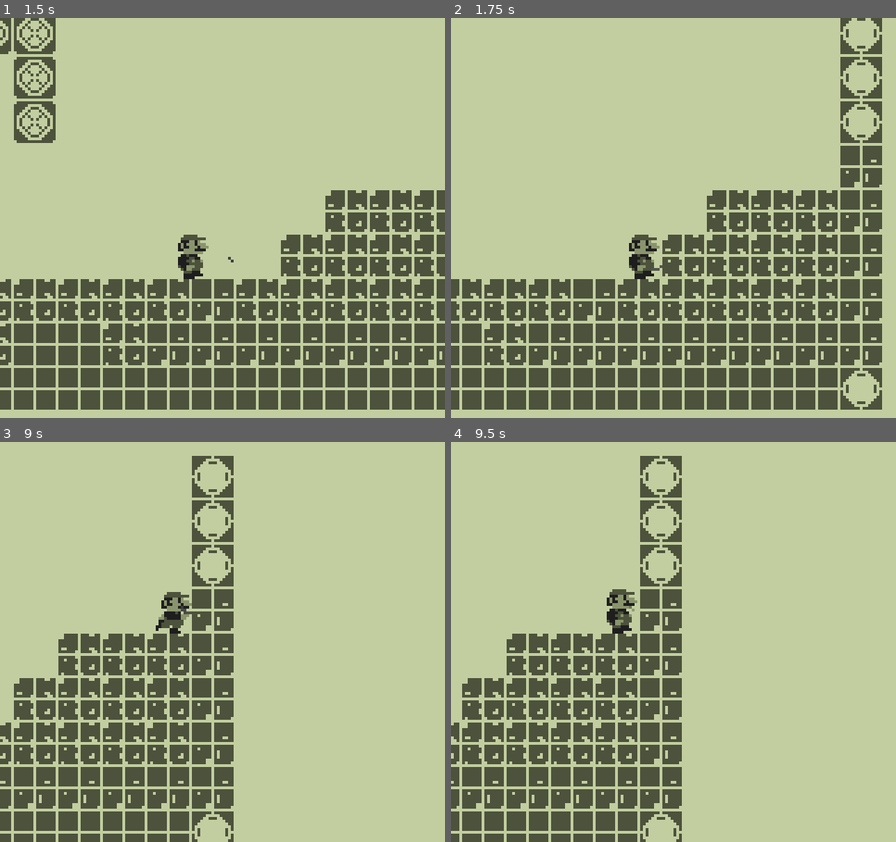
Above: before the commit, frames 1-4 (two rows, left to right).
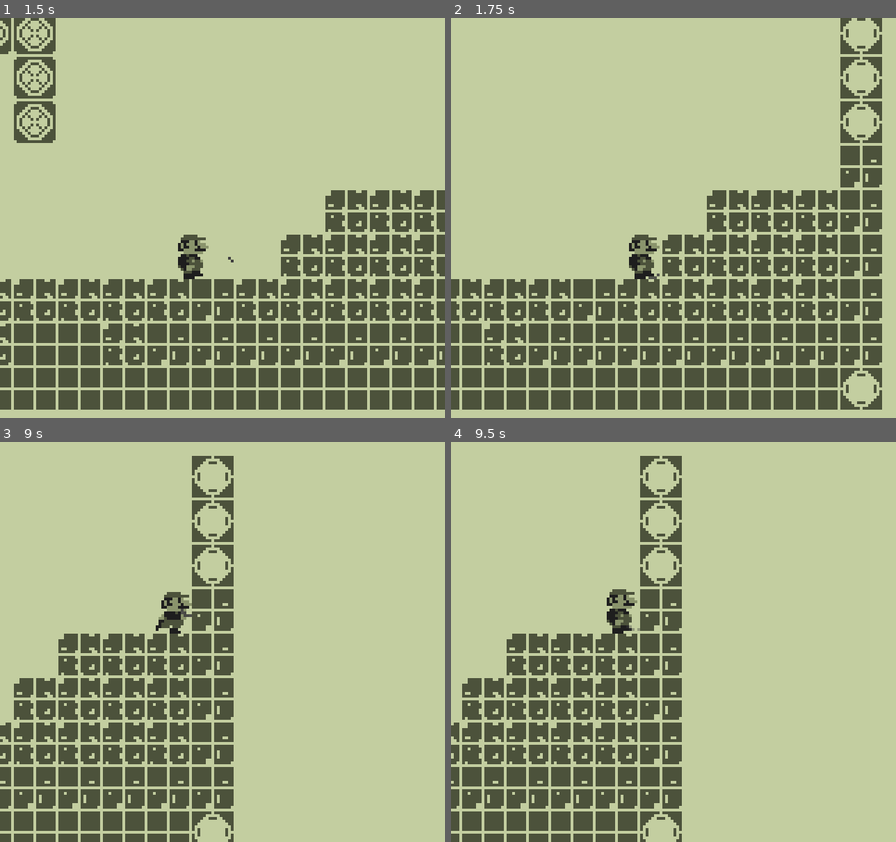
Above: after the commit, the same moments.

Repository: PZerua/Ban-Ban-Banana
Game: Godot game, scene res://scenes/Main.tscn
Two runs of this game, one before a commit and one after it. Both use one fixed random seed, a clock stepped at 60 frames per second and the inputs below.
Inputs:
- Up to frame 1 (1.5 s): tap Enter at 0.5 s; hold Right (RIGHT) from 0.53 s (still down); tap Z (A) at 0.6 s; tap X (B) at 1.35 s
- Up to frame 2 (1.75 s): keep holding Right (RIGHT)
- Up to frame 3 (9 s): release Right (RIGHT) at 2.03 s; hold Left (LEFT) 2.03-2.78 s; tap Z (A) every 1.5 s from 2.1 to 8.1 s; hold Right (RIGHT) 2.78-4.28 s; tap X (B) every 1.5 s from 2.85 to 8.85 s; hold Left (LEFT) 4.28-5.03 s; hold Right (RIGHT) 5.03-5.78 s; hold Left (LEFT) 5.78-7.28 s; hold Right (RIGHT) from 7.28 s (still down)
- Up to frame 4 (9.5 s): keep holding Right (RIGHT)

Frame 1 is identical in both runs. In frame 2, less than 0.1% of the frame differs, in the area x 44-48%, y 61-66%; in frame 3, less than 0.1%; in frame 4, less than 0.1%.

Commit message:
Fix post-processing artifact and banana collisions [WIP]

Diff:
--- a/scenes/Main.tscn
+++ b/scenes/Main.tscn
@@ -6,7 +6,7 @@
 [ext_resource path="res://scenes/entities/Mario.tscn" type="PackedScene" id=4]
 [ext_resource path="res://shaders/palette_shader_material.tres" type="Material" id=5]
 
-[node name="Main" type="Node" index="0"]
+[node name="Main" type="Node"]
 
 script = ExtResource( 1 )
 Banana = ExtResource( 2 )
@@ -17,6 +17,10 @@
 anchor_top = 0.0
 anchor_right = 1.0
 anchor_bottom = 1.0
+margin_left = -2.0
+margin_top = -2.0
+margin_right = 2.0
+margin_bottom = 2.0
 rect_pivot_offset = Vector2( 0, 0 )
 rect_clip_content = false
 mouse_filter = 0
@@ -46,6 +50,10 @@
 anchor_top = 0.0
 anchor_right = 1.0
 anchor_bottom = 1.0
+margin_left = -2.0
+margin_top = -2.0
+margin_right = 2.0
+margin_bottom = 2.0
 rect_pivot_offset = Vector2( 0, 0 )
 rect_clip_content = false
 mouse_filter = 0
@@ -53,6 +61,6 @@
 size_flags_horizontal = 1
 size_flags_vertical = 1
 color = Color( 1, 1, 1, 1 )
-_sections_unfolded = [ "Rect" ]
+_sections_unfolded = [ "Material", "Rect" ]
 
 [connection signal="timeout" from="BulletCoolDown" to="." method="_on_BulletCoolDown_timeout"]
--- a/scenes/entities/Banana.tscn
+++ b/scenes/entities/Banana.tscn
@@ -3,9 +3,6 @@
 [ext_resource path="res://scripts/entities/Banana.gd" type="Script" id=1]
 [ext_resource path="res://assets/sprites/banana.png" type="Texture" id=2]
 [ext_resource path="res://assets/Banana.tres" type="Animation" id=3]
-
-
-
 
 [sub_resource type="RectangleShape2D" id=1]
 
--- a/scenes/entities/Mario.tscn
+++ b/scenes/entities/Mario.tscn
@@ -6,7 +6,12 @@
 [ext_resource path="res://assets/sprites/mario/marioRun1.png" type="Texture" id=4]
 [ext_resource path="res://assets/sprites/mario/marioRun2.png" type="Texture" id=5]
 [ext_resource path="res://assets/sprites/mario/marioJump.png" type="Texture" id=6]
-[ext_resource path="res://scenes/entities/Pivot.gd" type="Script" id=7]
+[ext_resource path="res://scripts/Pivot.gd" type="Script" id=7]
+
+
+
+
+
 
 [sub_resource type="SpriteFrames" id=1]
 
--- a/scripts/entities/Banana.gd
+++ b/scripts/entities/Banana.gd
@@ -16,6 +16,7 @@
 	rotate((randf() * 2.0 - 1.0) * 0.2)
 	var collision = move_and_collide(velocity * delta)
 	if collision:
+		velocity.x = 0.0
 		if (!$AnimationPlayer.is_playing()):
 			$AnimationPlayer.play("Destroy")
 		#if collision.collider.has_method("hit"):
Renamed: scenes/entities/Pivot.gd -> scripts/Pivot.gd
